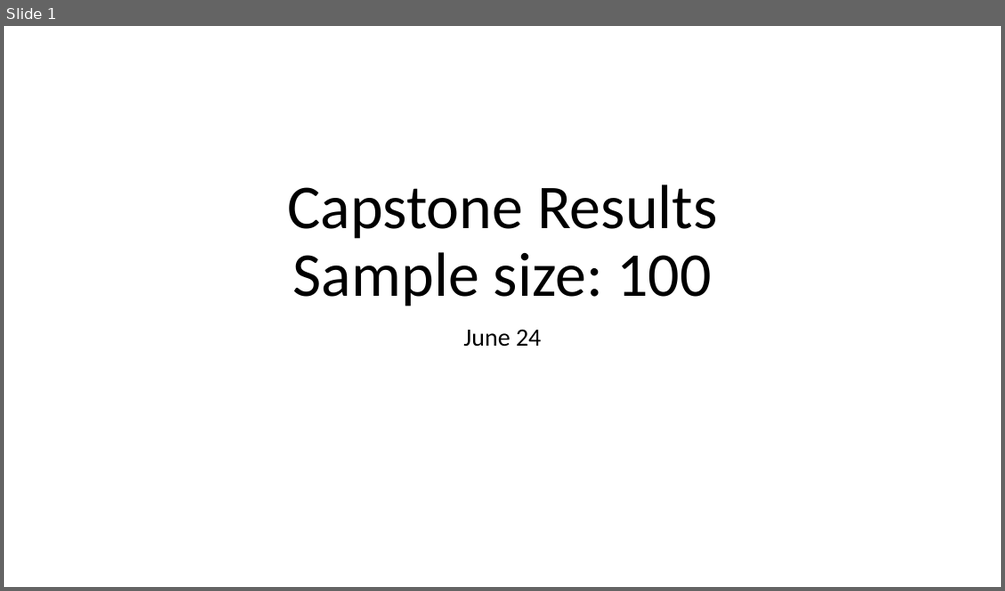
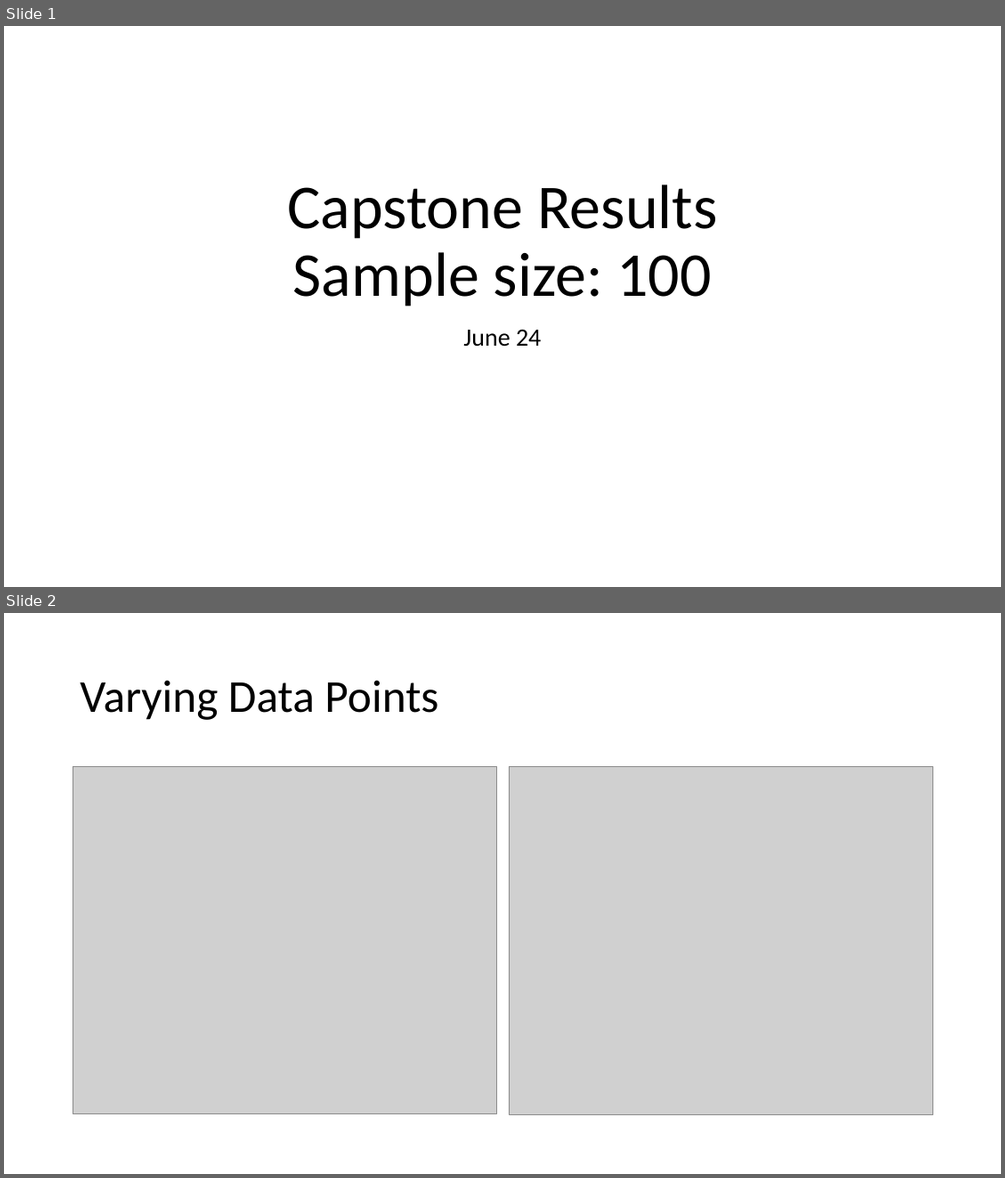
Before and after one commit to Tsmith5151/Capstone, a slide deck: GUI/Version4/Results_KK2.pptx. Shown one above the other, each under a label of ours: slide 1 before the commit, slides 1 and 2 after it. The pictures are 1005x591 and 1005x1178 pixels, drawn with LibreOffice and Linux fonts; fonts in the diff are those of the drawing; grey boxes stand for pictures. Boxes give left, top, right and bottom in pixels: in the first picture for what was removed or moved away, otherwise in the second. Text is boxed around its words. In the diff, an @@ line names an element or a change of style, - is before the commit and + after.

```diff
--- a/GUI/Version4/Results_KK2.pptx
+++ b/GUI/Version4/Results_KK2.pptx
@@ slide 2 added at [4, 613, 1001, 1174], background #FFFFFF @@
@@ title added at [80, 680, 438, 720], 44 pt, text #000000 @@
+Varying Data Points
@@ picture added at [73, 767, 497, 1114] @@
@@ picture added at [509, 766, 933, 1114] @@
```
Also in this commit, not shown: 9 slides changed, 11 other slides added.
